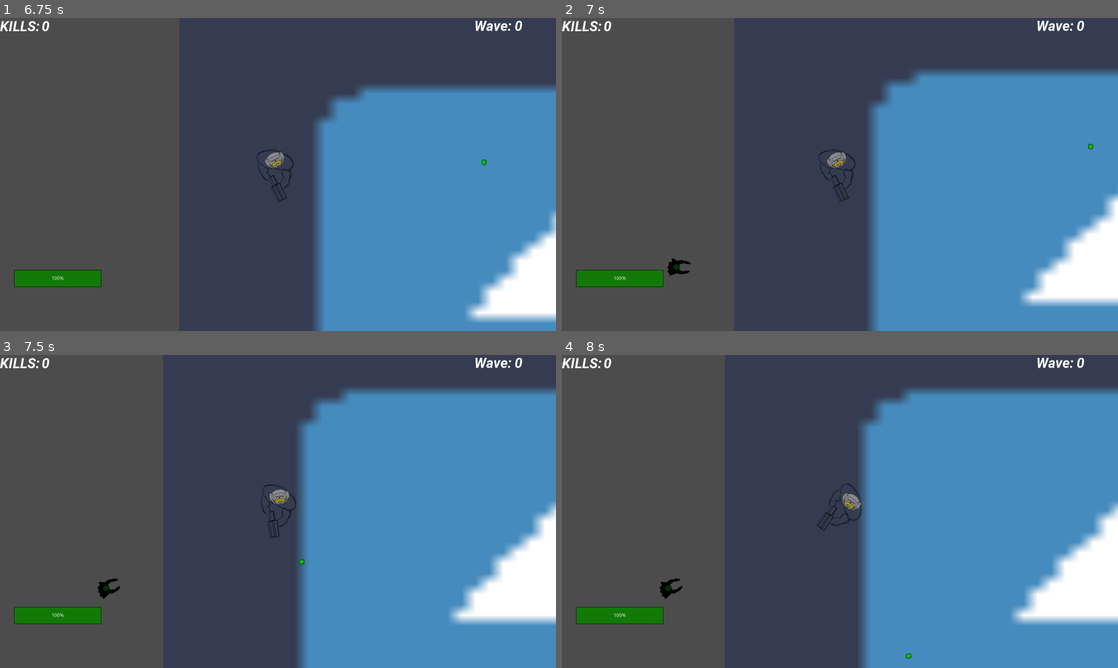
Above: before the commit, frames 1-4 (two rows, left to right).
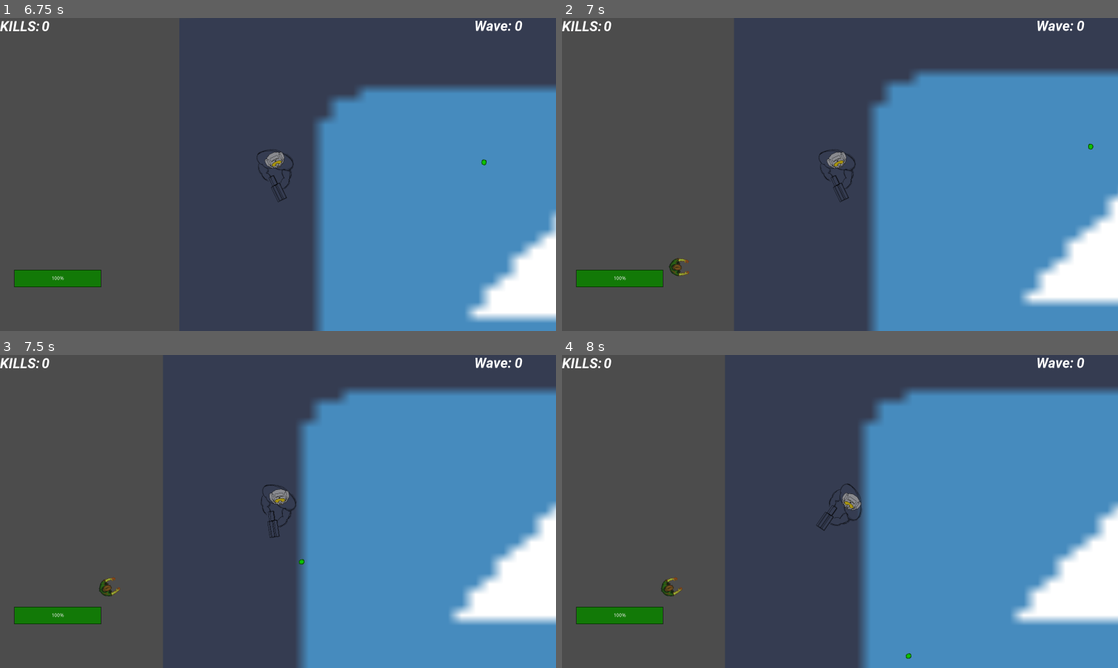
Above: after the commit, the same moments.

Repository: samuelmanolakas/Hellsing-Warewolf-Assault
Game: Godot game, scene res://Maps/Rullstol_test_map.tscn
The game is run twice, just before and just after one commit, with the same random seed, the same clock (stepped at 60 frames per second) and the same inputs. This scene is started directly instead of the project's main scene. The engine's default icon, where the game draws it, is replaced by a stand-in: a white triangle on a blue panel in a dark square.
Inputs (mouse positions are in pixels of both pictures, inside the frame that each line leads up to):
- Up to frame 1 (6.75 s): tap Enter at 0.5 s; move the mouse to (400, 158) at 0.52 s; press the mouse at (400, 158) at 0.53 s; hold D (right) 0.53-1.28 s; move the mouse to (166, 190) at 1.27 s; release the mouse at (166, 190) at 1.28 s; hold S (down) 1.28-2.03 s; click (166, 190) at 1.35 s; move the mouse to (333, 105) at 2.02 s; press the mouse at (333, 105) at 2.03 s; hold D (right) 2.03-2.78 s; move the mouse to (250, 237) at 2.77 s; release the mouse at (250, 237) at 2.78 s; hold W (up) 2.78-3.53 s; click (250, 237) at 2.85 s; move the mouse to (444, 221) at 3.52 s; press the mouse at (444, 221) at 3.53 s; hold A (left) 3.53-5.03 s; move the mouse to (111, 127) at 4.27 s; release the mouse at (111, 127) at 4.28 s; click (111, 127) at 4.35 s; move the mouse to (305, 174) at 5.02 s; press the mouse at (305, 174) at 5.03 s; hold S (down) 5.03-5.78 s; move the mouse to (194, 96) at 5.77 s; release the mouse at (194, 96) at 5.78 s; hold D (right) 5.78-6.53 s; click (194, 96) at 5.85 s; move the mouse to (400, 158) at 6.52 s; press the mouse at (400, 158) at 6.53 s; hold W (up) from 6.53 s (still down)
- Up to frame 2 (7 s): keep holding W (up)
- Up to frame 3 (7.5 s): move the mouse to (166, 527) at 7.27 s; release W (up) at 7.28 s; release the mouse at (166, 527) at 7.28 s; hold D (right) from 7.28 s (still down); click (166, 527) at 7.35 s
- Up to frame 4 (8 s): keep holding D (right)

Frame 1 is identical in both runs. In frame 2, 0.2% of the frame differs, in the area x 19-24%, y 76-83%; in frame 3, 0.2%, in the area x 17-22%, y 70-78%; in frame 4, 0.2%.
Error in both runs: Attempt to call function 'get_simple_path' in base 'null instance' on a null instance. (res://Actors/Enemies/Enemy.gd:72)

Commit message:
Mycket skit

Diff:
--- a/Actors/Enemies/Big_enemy/BigEnemy.tscn
+++ b/Actors/Enemies/Big_enemy/BigEnemy.tscn
@@ -2,7 +2,7 @@
 
 [ext_resource path="res://Actors/Enemies/Big_enemy/BigEnemy.gd" type="Script" id=1]
 [ext_resource path="res://Sounds/enemy_attack.wav" type="AudioStream" id=2]
-[ext_resource path="res://NemoW/vampire_enemy.png" type="Texture" id=3]
+[ext_resource path="res://Graphic/1a2b20125748473.Y3JvcCwxMDA0LDc4NiwwLDEwOQ.png" type="Texture" id=3]
 [ext_resource path="res://Global/Health/Health.tscn" type="PackedScene" id=4]
 [ext_resource path="res://Global/Health/Enemy_health.tscn" type="PackedScene" id=5]
 [ext_resource path="res://Actors/Enemies/AI/AI.gd" type="Script" id=6]
@@ -30,10 +30,9 @@
 script = ExtResource( 1 )
 
 [node name="Sprite" type="Sprite" parent="."]
-modulate = Color( 0.862745, 0.0235294, 0.0235294, 1 )
-position = Vector2( -14.4368, 1.25537 )
-rotation = 1.5708
-scale = Vector2( 1.2, 1.2 )
+modulate = Color( 0.458824, 0.803922, 0.113725, 1 )
+position = Vector2( -20.1556, 7.22351 )
+scale = Vector2( 0.546535, 0.592405 )
 texture = ExtResource( 3 )
 
 [node name="CollisionShape2D3" type="CollisionShape2D" parent="."]
--- a/Actors/Enemies/Fast_enemy/FastEnemy.tscn
+++ b/Actors/Enemies/Fast_enemy/FastEnemy.tscn
@@ -2,16 +2,16 @@
 
 [ext_resource path="res://Actors/Enemies/Fast_enemy/FastEnemy.gd" type="Script" id=1]
 [ext_resource path="res://Sounds/enemy_attack.wav" type="AudioStream" id=2]
-[ext_resource path="res://NemoW/vampire_enemy.png" type="Texture" id=3]
+[ext_resource path="res://NemoW/6b27ae2684934a553309a8feef01af4c.png" type="Texture" id=3]
 [ext_resource path="res://Global/Health/Health.tscn" type="PackedScene" id=4]
 [ext_resource path="res://Global/Health/Enemy_health.tscn" type="PackedScene" id=5]
 [ext_resource path="res://Actors/Enemies/AI/AI.gd" type="Script" id=6]
 
 [sub_resource type="RectangleShape2D" id=1]
-extents = Vector2( 26.9604, 6.06635 )
+extents = Vector2( 23.9689, 6.06635 )
 
 [sub_resource type="RectangleShape2D" id=2]
-extents = Vector2( 26.2771, 6.16744 )
+extents = Vector2( 19.3683, 6.13546 )
 
 [sub_resource type="CircleShape2D" id=3]
 radius = 23.1008
@@ -30,23 +30,22 @@
 script = ExtResource( 1 )
 
 [node name="Sprite" type="Sprite" parent="."]
-modulate = Color( 0.054902, 0.419608, 0.00392157, 1 )
-self_modulate = Color( 0.0588235, 0.572549, 0.141176, 1 )
+modulate = Color( 0.658824, 0.937255, 0.45098, 1 )
 position = Vector2( -14.4368, 1.25537 )
-rotation = 1.5708
 scale = Vector2( 0.4, 0.4 )
 texture = ExtResource( 3 )
 
 [node name="CollisionShape2D3" type="CollisionShape2D" parent="."]
-position = Vector2( -8.48372, 15.9257 )
+position = Vector2( -9.32462, 19.0791 )
+scale = Vector2( 1, 1.012 )
 shape = SubResource( 1 )
 
 [node name="CollisionShape2D2" type="CollisionShape2D" parent="."]
-position = Vector2( -6.82621, -12.1321 )
+position = Vector2( -7.87733, -17.3877 )
 shape = SubResource( 2 )
 
 [node name="CollisionShape2D" type="CollisionShape2D" parent="."]
-position = Vector2( -27.4936, 1.04408 )
+position = Vector2( -24.3402, 1.2543 )
 shape = SubResource( 3 )
 
 [node name="Health" parent="." instance=ExtResource( 4 )]
--- a/Actors/Players/Rullstol_player/Rullstol_player.gd
+++ b/Actors/Players/Rullstol_player/Rullstol_player.gd
@@ -36,6 +36,7 @@
 		rotation_dir -= 1
 	if Input.is_action_pressed("down"):
 		velocity = Vector2(-speed, 0).rotated(rotation)
+		$AudioStreamPlayer2.play()
 	if Input.is_action_pressed("up"):
 		velocity = Vector2(speed, 0).rotated(rotation)
 
--- a/Actors/Players/Rullstol_player/Rullstol_player.tscn
+++ b/Actors/Players/Rullstol_player/Rullstol_player.tscn
@@ -1,11 +1,12 @@
-[gd_scene load_steps=10 format=2]
+[gd_scene load_steps=11 format=2]
 
 [ext_resource path="res://NemoW/survivor-idle_rifle_0.png" type="Texture" id=1]
 [ext_resource path="res://Actors/Players/Rullstol_player/Rullstol_player.gd" type="Script" id=2]
 [ext_resource path="res://Global/Bullet/Bullet.tscn" type="PackedScene" id=3]
 [ext_resource path="res://Global/Health/Health.tscn" type="PackedScene" id=4]
 [ext_resource path="res://Global/GUI/GUI.tscn" type="PackedScene" id=5]
-[ext_resource path="res://Sounds/weapon_fire.wav" type="AudioStream" id=6]
+[ext_resource path="res://Sounds/Wheelchair_skott.wav" type="AudioStream" id=6]
+[ext_resource path="res://Sounds/Wheelchair-sound.wav" type="AudioStream" id=7]
 
 [sub_resource type="CircleShape2D" id=1]
 radius = 29.6656
@@ -56,7 +57,8 @@
 stream = ExtResource( 6 )
 
 [node name="AudioStreamPlayer2" type="AudioStreamPlayer" parent="."]
-autoplay = true
+stream = ExtResource( 7 )
 
 [node name="Attackcooldown" type="Timer" parent="."]
+wait_time = 0.3
 one_shot = true
Not shown, added: Sounds/Wheelchair_skott.wav
